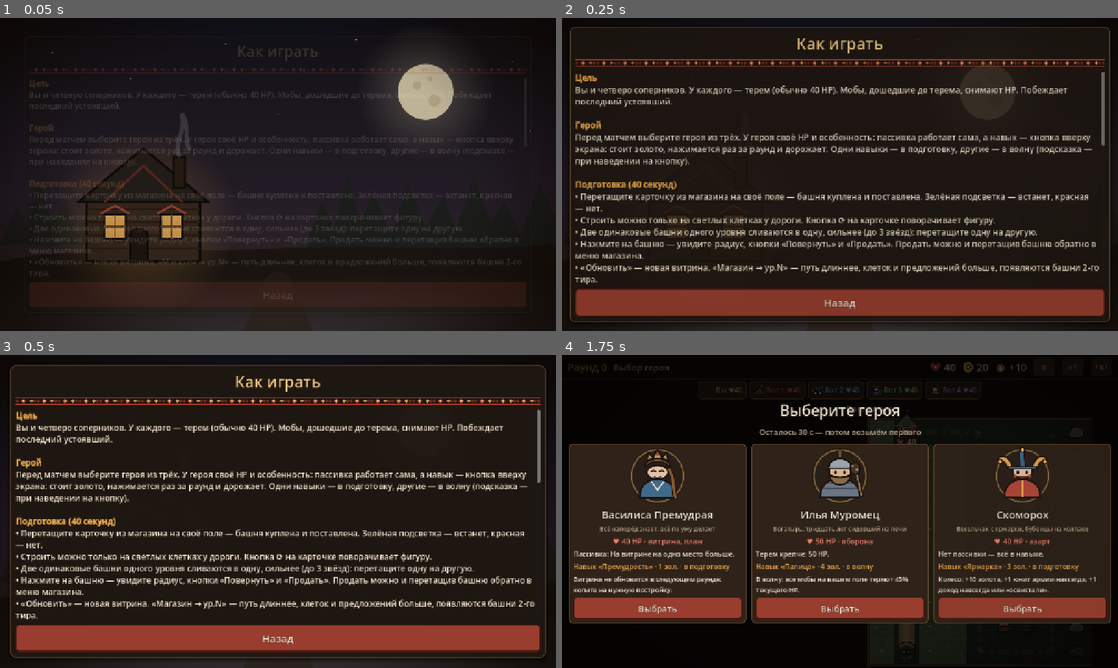
Above: before the commit, frames 1-4 (two rows, left to right).
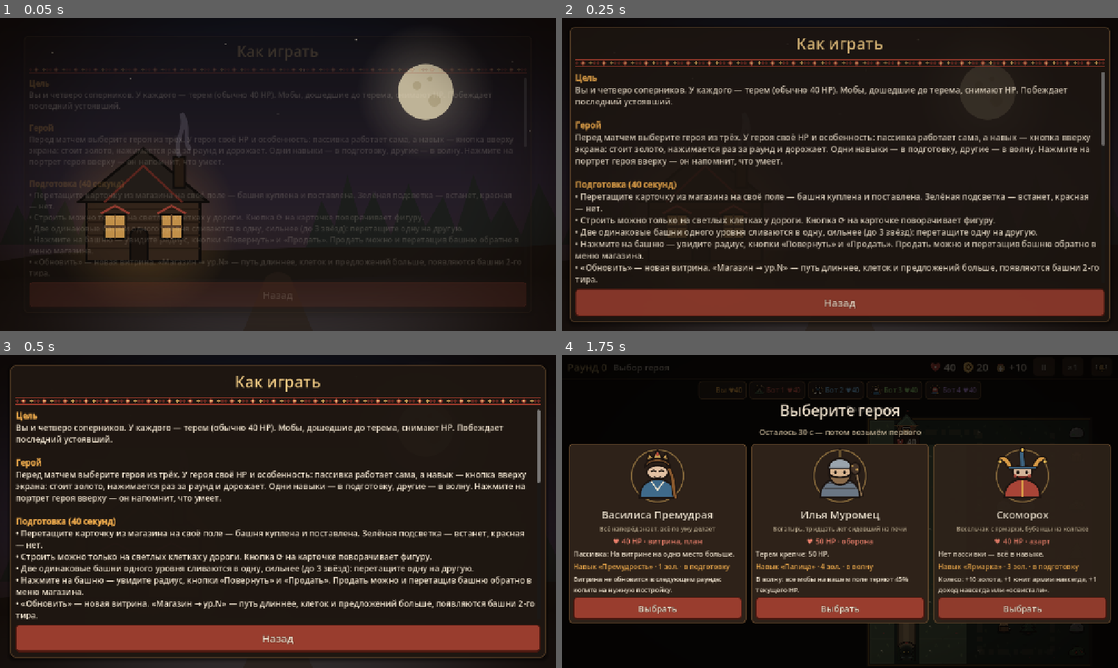
Above: after the commit, the same moments.

Repository: mewin1/godot-game
Game: Godot game, scene res://scenes/how_to_play.tscn
Two runs of this game, one before a commit and one after it. Both use one fixed random seed, a clock stepped at 60 frames per second and the inputs below. This scene is started directly instead of the project's main scene.
Inputs:
- Up to frame 1 (0.05 s): no input
- Up to frame 2 (0.25 s): no input
- Up to frame 3 (0.5 s): no input
- Up to frame 4 (1.75 s): click "Назад" at 0.5 s; click "Играть" at 1.25 s

The runs differ from the first frame. In frame 1, less than 0.1% of the frame differs, in the area x 6-92%, y 41-48%; in frame 2, 0.6%; in frame 3, 0.6%, in the area x 3-95%, y 40-48%; in frame 4, nothing differs.

Commit message:
Нажатие на портрет героя показывает его пассивку и навык (без наведения)

Diff:
--- a/scenes/how_to_play.tscn
+++ b/scenes/how_to_play.tscn
@@ -94,7 +94,7 @@
 Вы и четверо соперников. У каждого — терем (обычно 40 HP). Мобы, дошедшие до терема, снимают HP. Побеждает последний устоявший.
 
 [color=#e8a64a][b]Герой[/b][/color]
-Перед матчем выберите героя из трёх. У героя своё HP и особенность: пассивка работает сама, а навык — кнопка вверху экрана: стоит золото, нажимается раз за раунд и дорожает. Одни навыки — в подготовку, другие — в волну (подсказка — при наведении на кнопку).
+Перед матчем выберите героя из трёх. У героя своё HP и особенность: пассивка работает сама, а навык — кнопка вверху экрана: стоит золото, нажимается раз за раунд и дорожает. Одни навыки — в подготовку, другие — в волну. Нажмите на портрет героя вверху — он напомнит, что умеет.
 
 [color=#e8a64a][b]Подготовка (40 секунд)[/b][/color]
 • Перетащите карточку из магазина на своё поле — башня куплена и поставлена. Зелёная подсветка — встанет, красная — нет.
--- a/src/ui/match_hud.gd
+++ b/src/ui/match_hud.gd
@@ -8,6 +8,8 @@
 signal speed_pressed()
 signal sound_pressed()
 signal skill_pressed()
+## Нажали на портрет героя — показать, что он умеет (на телефоне нет наведения).
+signal hero_info_pressed()
 
 const HEART_ICON: Texture2D = preload("res://assets/ui/icon_heart.svg")
 const GOLD_ICON: Texture2D = preload("res://assets/ui/icon_gold.svg")
@@ -58,6 +60,8 @@
 	_phase_label = _add_label(row, 20)
 	_phase_label.size_flags_horizontal = Control.SIZE_EXPAND_FILL
 	_hero_portrait = _make_portrait(PORTRAIT_SIZE)
+	_hero_portrait.mouse_filter = Control.MOUSE_FILTER_STOP
+	_hero_portrait.gui_input.connect(_on_hero_portrait_gui_input)
 	row.add_child(_hero_portrait)
 	_skill_button = _add_button(row, "", "Навык героя")
 	_skill_button.theme_type_variation = &"AccentButton"
@@ -245,6 +249,12 @@
 		_chips[i].visible = i < count
 
 
+func _on_hero_portrait_gui_input(event: InputEvent) -> void:
+	var click: InputEventMouseButton = event as InputEventMouseButton
+	if click != null and click.pressed and click.button_index == MOUSE_BUTTON_LEFT:
+		hero_info_pressed.emit()
+
+
 func _make_portrait(portrait_size: float) -> TextureRect:
 	var portrait: TextureRect = TextureRect.new()
 	portrait.custom_minimum_size = Vector2.ONE * portrait_size
--- a/src/view/match_screen.gd
+++ b/src/view/match_screen.gd
@@ -121,6 +121,7 @@
 	_hud.speed_pressed.connect(_on_hud_speed_pressed)
 	_hud.sound_pressed.connect(_on_hud_sound_pressed)
 	_hud.skill_pressed.connect(_on_hud_skill_pressed)
+	_hud.hero_info_pressed.connect(_on_hud_hero_info_pressed)
 	_hud.set_muted(SoundBank.is_muted())
 	root_box.add_child(_hud)
 	_halves = BoxContainer.new()
@@ -399,6 +400,17 @@
 	_sound_bank.play(&"merge")
 
 
+func _on_hud_hero_info_pressed() -> void:
+	var hero: HeroData = _human().hero
+	if hero == null:
+		return
+	var lines: PackedStringArray = [hero.display_name, hero.get_passive_text()]
+	if hero.skill != null:
+		lines.append("Навык «%s» (%s): %s" % [hero.skill.display_name,
+				hero.skill.get_timing_text(), hero.skill.description])
+	_show_toast("\n".join(lines), SUMMARY_SECONDS)
+
+
 func _on_hud_skill_pressed() -> void:
 	_sim.queue_command(HUMAN_INDEX, UseHeroSkillCommand.new())
 	_sound_bank.play(&"click")
Not shown, changed: docs/prototype_notes.md
